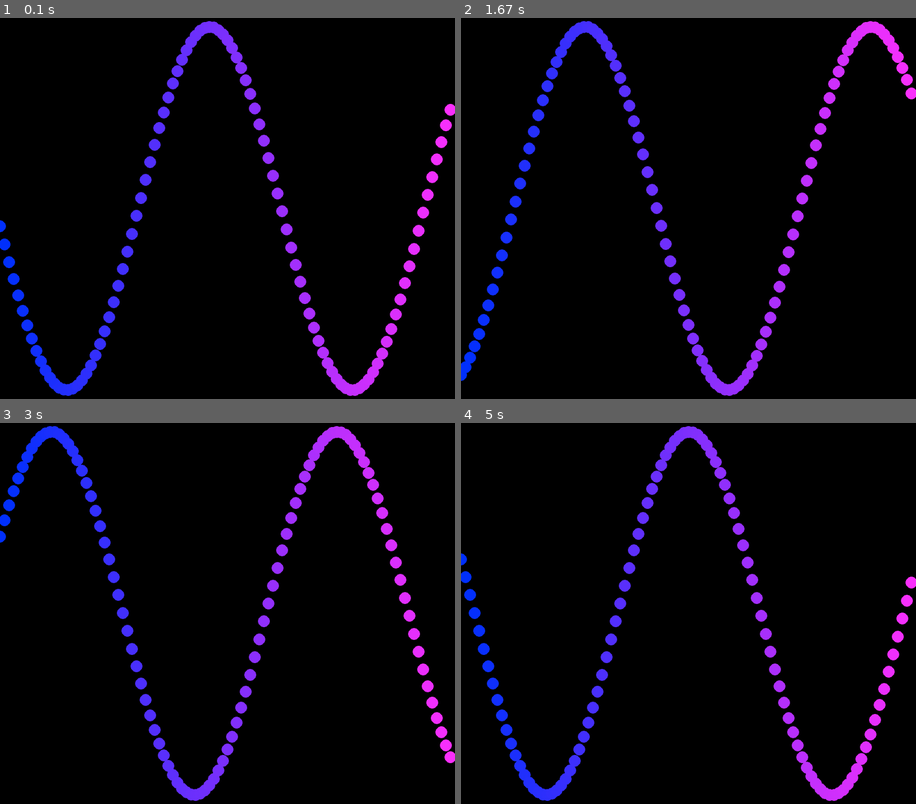
Above: before the commit, frames 1-4 (two rows, left to right).
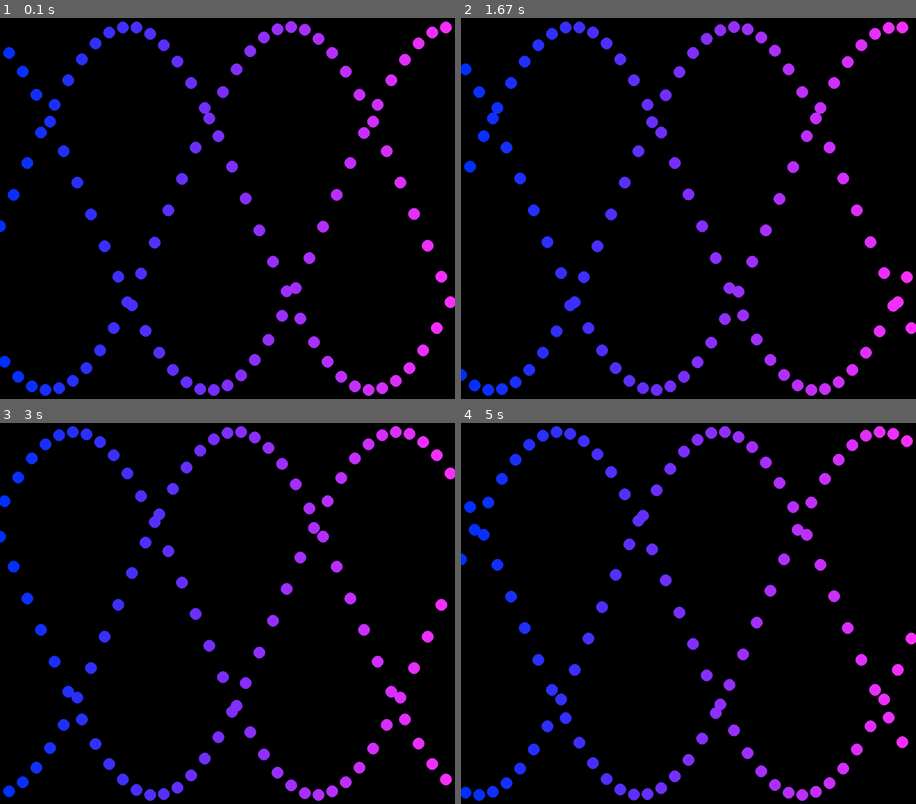
Above: after the commit, the same moments.

Repository: myhotchoc/Space-Simulator
Game: pygame game, started from My Weird Physics Toys/Oscillating Things/Wave Patterns.py
Two runs of this game, one before a commit and one after it. Both use one fixed random seed, a clock stepped at 60 frames per second and the inputs below.
Inputs:
- Up to frame 1 (0.1 s): no input
- Up to frame 2 (1.67 s): no input
- Up to frame 3 (3 s): no input
- Up to frame 4 (5 s): no input

The runs differ from the first frame. In frame 1, 11% of the frame differs, in the area x 0-100%, y 0-100%; in frame 2, 11%; in frame 3, 12%; in frame 4, 12%.

Commit message:
Update Wave Patterns.py

Diff:
--- a/My Weird Physics Toys/Oscillating Things/Wave Patterns.py
+++ b/My Weird Physics Toys/Oscillating Things/Wave Patterns.py
@@ -180,7 +180,7 @@
               (0, 0),
               (0, 0),
               (0, 400),
-              (0, 0.1 * i),
+              (0, 90 * i),
               (0, 0.02))
     bodies.append(b)
 
